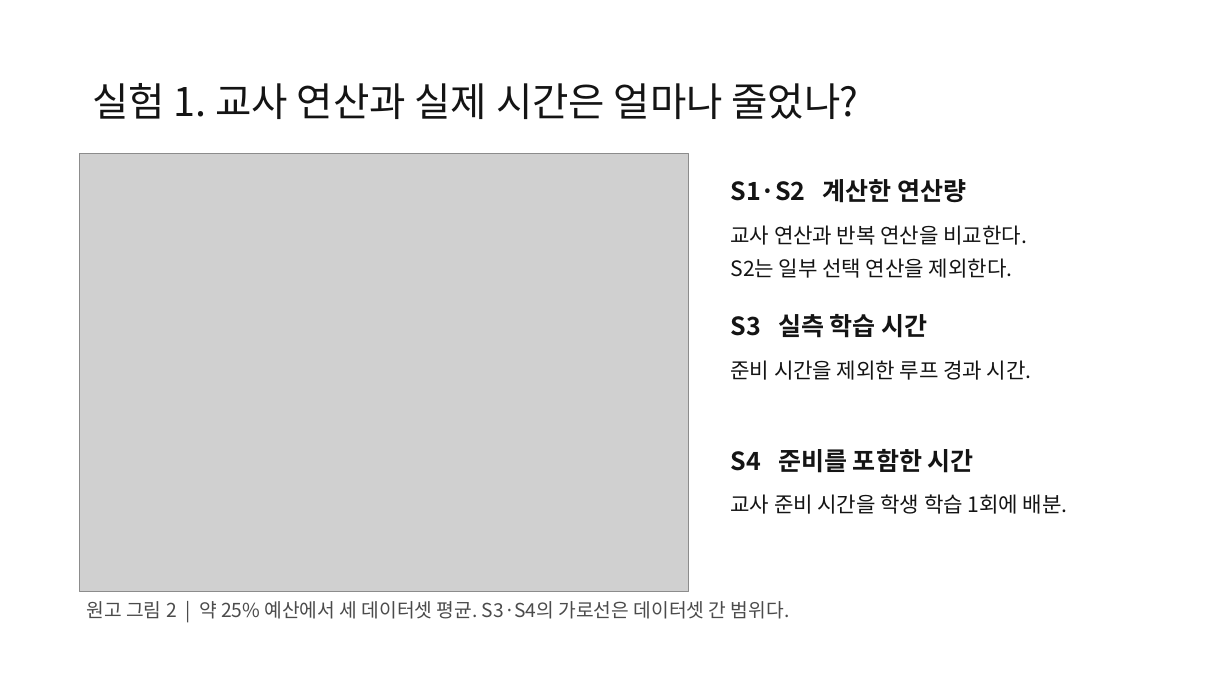
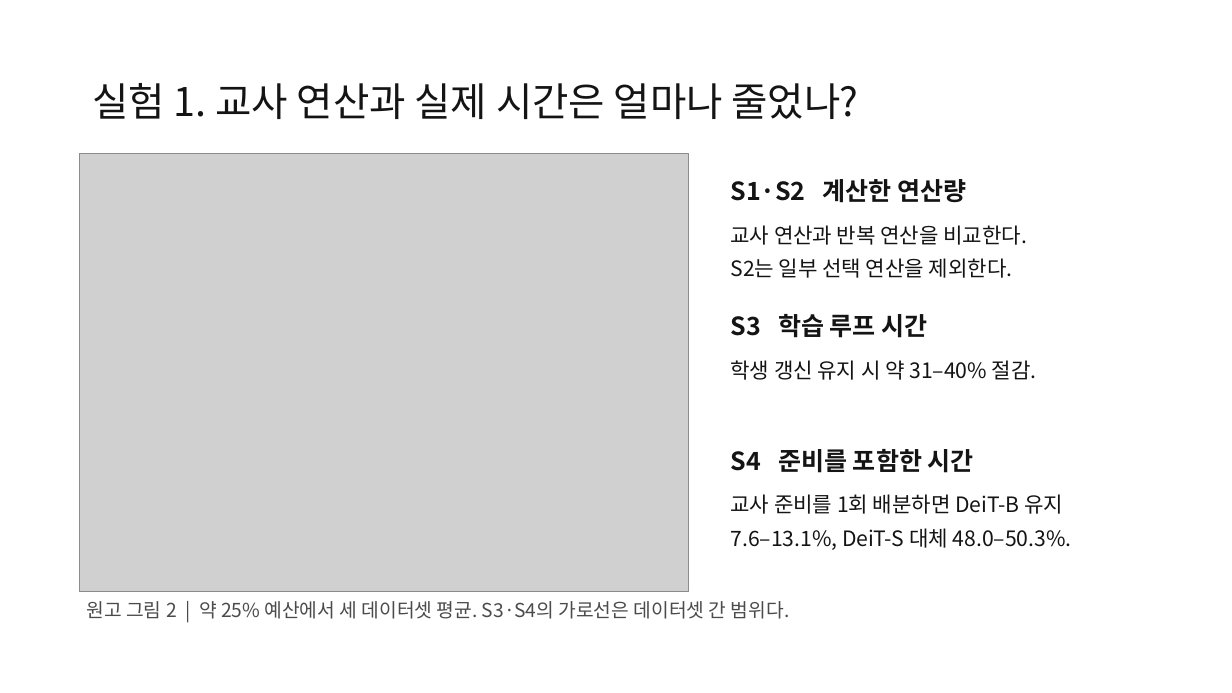
Before and after one commit to jeehoo0507/Efficient-KD-for-Vision, a slide deck: slide 8 of presentations/vision-kd-seminar/EKD-seminar.pptx. Drawn at 1232x693 pixels with LibreOffice and Linux fonts; fonts in the diff are those of the drawing; grey boxes stand for pictures. Boxes give left, top, right and bottom in pixels: in the first picture for what was removed or moved away, otherwise in the second. Text is boxed around its words. In the diff, an @@ line names an element or a change of style, - is before the commit and + after.

```diff
--- a/presentations/vision-kd-seminar/EKD-seminar.pptx
+++ b/presentations/vision-kd-seminar/EKD-seminar.pptx
@@ text at <box>731,314,928,338</box>: text changed @@
-S3 실측 학습 시간
+S3 학습 루프 시간
@@ text at <box>730,360,1037,380</box>: text changed @@
-준비 시간을 제외한 루프 경과 시간.
+학생 갱신 유지 시 약 31–40% 절감.
@@ text at <box>730,494,1063,514</box>: text changed @@
-교사 준비 시간을 학생 학습 1회에 배분.
+교사 준비를 1회 배분하면 DeiT-B 유지
@@ text added at <box>730,528,1072,550</box>, 16.5 pt, text #141414 @@
+7.6–13.1%, DeiT-S 대체 48.0–50.3%.
```
Also in this commit, not shown: 4 other slides changed, 3 slides added, 14 other files.
